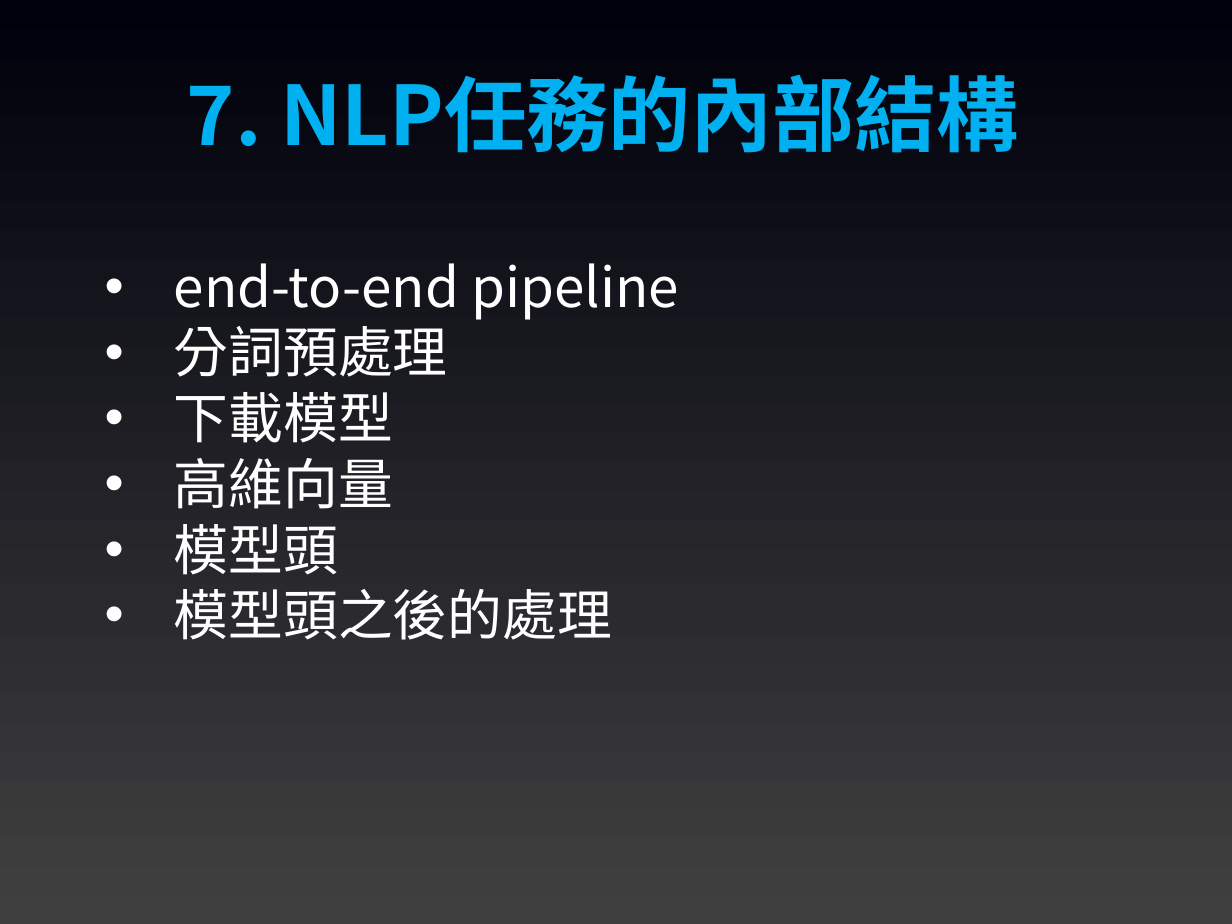
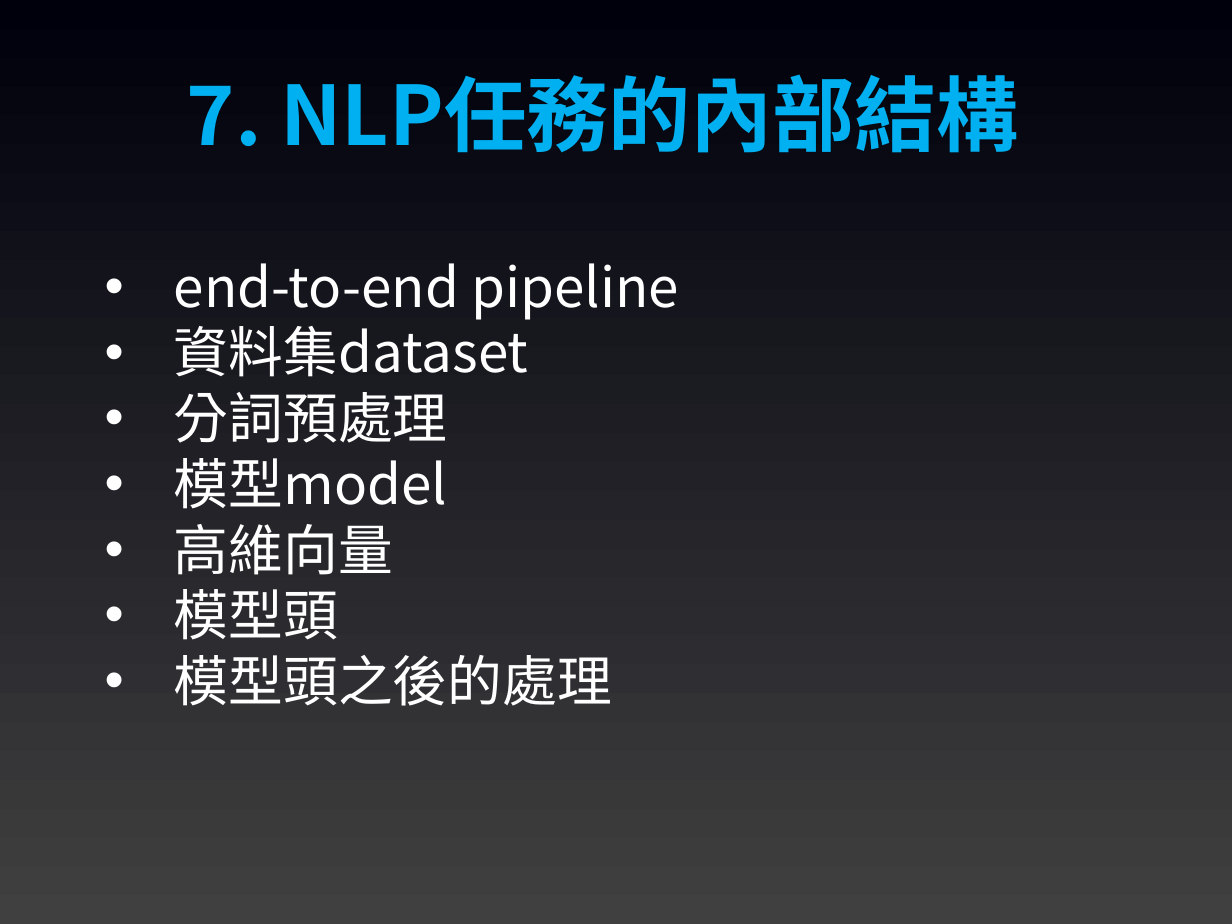
Before and after one commit to joshhu/mustllm2024, a slide deck: slide 2 of Slides/Week03/07：NLP任務的內部結構.pptx. Drawn at 1232x924 pixels with LibreOffice and Linux fonts; fonts in the diff are those of the drawing. Boxes give left, top, right and bottom in pixels: in the first picture for what was removed or moved away, otherwise in the second. Text is boxed around its words. In the diff, an @@ line names an element or a change of style, - is before the commit and + after.

```diff
--- a/Slides/Week03/07：NLP任務的內部結構.pptx
+++ b/Slides/Week03/07：NLP任務的內部結構.pptx
@@ text at [174,316,529,377]: paragraph added @@
+• 資料集dataset
@@ text at [174,458,447,509]: text changed @@
-• 下載模型
+• 模型model
```
Also in this commit, not shown: 7 slides added, 7 other files.
